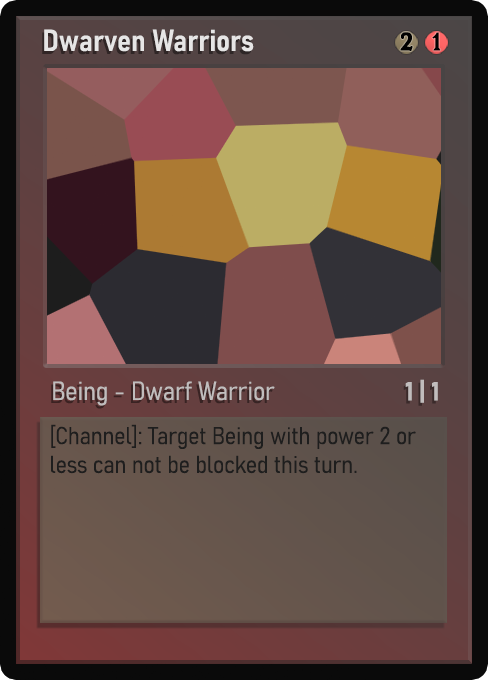
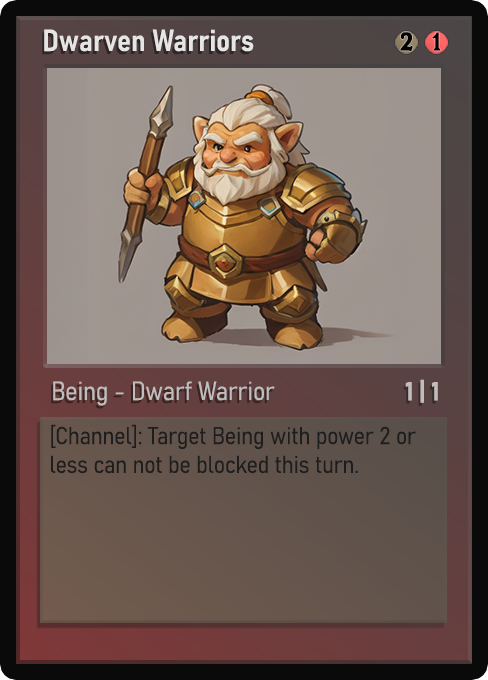
Two versions of the same layered image (w=488, h=680). Layer-by-layer changes:
painted on "Name" over left=44, top=30, right=254, bottom=52
painted on "Class" over left=53, top=381, right=264, bottom=405
painted on "Desc_norm" over left=57, top=426, right=406, bottom=474
painted on "Artwork" over left=47, top=68, right=441, bottom=364
